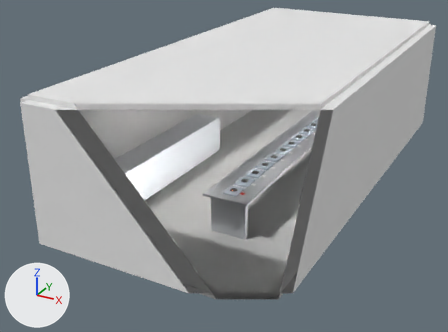
The Blender file previs/exhibit47_whitebox.blend as it was, and as the next commit left it.
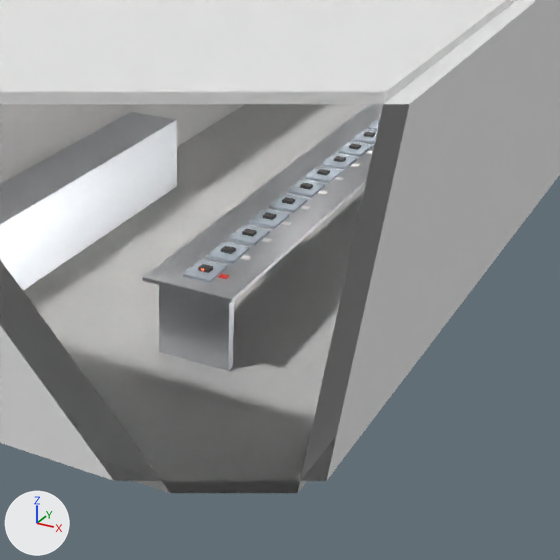
Each version is shown from a 50 mm camera at (706.08, -9.01, 6.53) aimed at (700.57, 1.03, 1.52), then close up on the part from 30% to 91% of the width and 18% to 100% of the height. The axes (+X, +Y, +Z) are drawn at lower left. The lights are the same throughout. The older version's two pictures come first. Everything nearer to the camera than a plane just in front of the edit is cut away.

The first close-up shows 'ceiling.004', 'counter_left', 'floor.003', 'table', 'table_leg_1.0', 'wall_front.002', 'wall_left.004', 'wall_right.002' and 21 more.
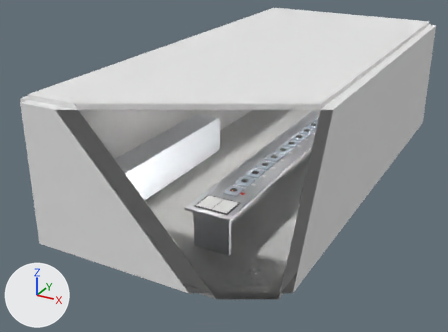
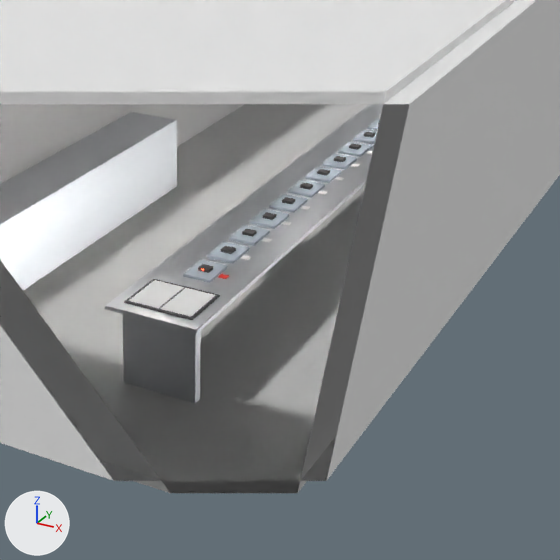
The change, as a list of edits to the scene's bpy script:
```text
Change ob_table:
    ob_table.location: (700.7, 4.2, 0.88) -> (700.7, 3.85, 0.88)
    ob_table.scale: (1.0, 6.8, 0.04) -> (1.0, 7.5, 0.04)
Change ob_table_leg_1_0:
    remove ob_table_leg_1_0.material_slots[0].link = 'OBJECT'; ob_table_leg_1_0.material_slots[0].material = mat_steel  # light grey #dadde1
    ob_table_leg_1_0.location: (700.7, 1.0, 0.43) -> (700.7, 0.52, 0.91)
    ob_table_leg_1_0.scale: (0.8, 0.1, 0.86) -> (0.74, 0.56, 0.015)
    add ob_table_leg_1_0.material_slots[0].link = 'OBJECT'; ob_table_leg_1_0.material_slots[0].material = mat_helmet  # dark grey #59595d
Add ob_table_leg_0_3:
    ob_table_leg_0_3 = bpy.data.objects.new('table_leg_0.3', me_unitbox)
    ob_table_leg_0_3.location = (700.7, 0.3, 0.43)
    ob_table_leg_0_3.scale = (0.8, 0.1, 0.86)
    ob_table_leg_0_3.material_slots[0].link = 'OBJECT'; ob_table_leg_0_3.material_slots[0].material = mat_steel  # light grey #dadde1
Add ob_register_page_r:
    ob_register_page_r = bpy.data.objects.new('register_page_R', me_unitbox)
    ob_register_page_r.location = (700.88, 0.52, 0.92)
    ob_register_page_r.scale = (0.33, 0.5, 0.005)
    ob_register_page_r.material_slots[0].link = 'OBJECT'; ob_register_page_r.material_slots[0].material = mat_tag_white  # white #f9f9f9
Add ob_register_page_l:
    ob_register_page_l = bpy.data.objects.new('register_page_L', me_unitbox)
    ob_register_page_l.location = (700.52, 0.52, 0.92)
    ob_register_page_l.scale = (0.33, 0.5, 0.005)
    ob_register_page_l.material_slots[0].link = 'OBJECT'; ob_register_page_l.material_slots[0].material = mat_tag_white  # white #f9f9f9
```

Boxes [x1, y1, x2, y2] around the edits, measured in the close-ups (560 x 560 px):
'table', moved, rescaled (15% wider, 16% taller)
    before: [142, 104, 383, 303]
    after: [105, 104, 383, 334]
'table_leg_1.0', moved, rescaled, recoloured
    before: [159, 285, 234, 371]
    after: [124, 279, 220, 320]
'table_leg_0.3', added
    after: [123, 314, 201, 403]
'register_page_R', added
    after: [160, 288, 216, 317]
'register_page_L', added
    after: [129, 280, 184, 308]
